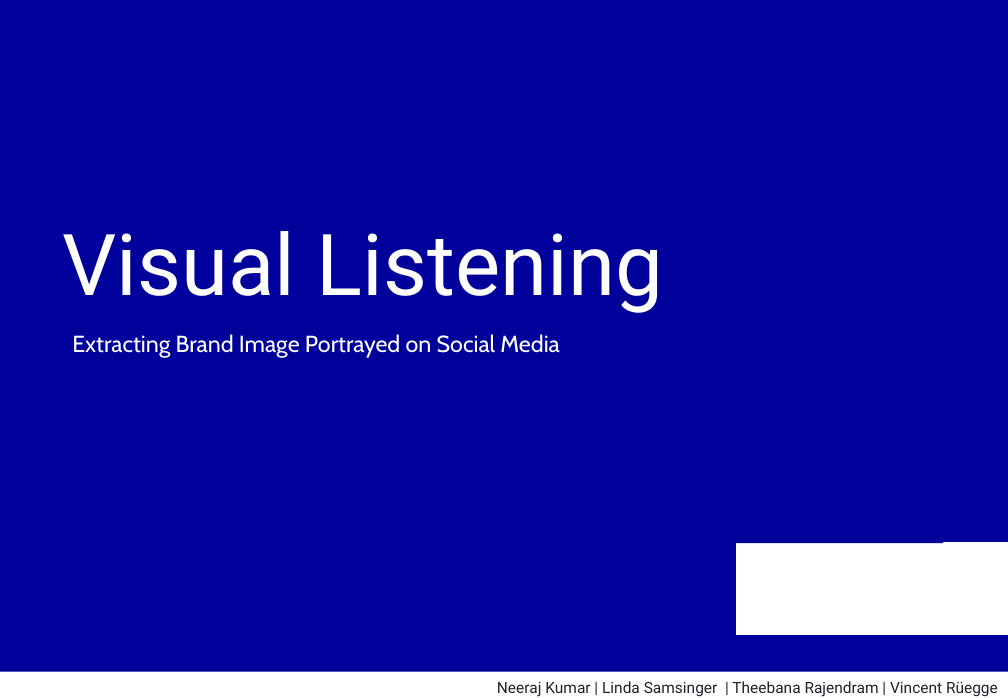
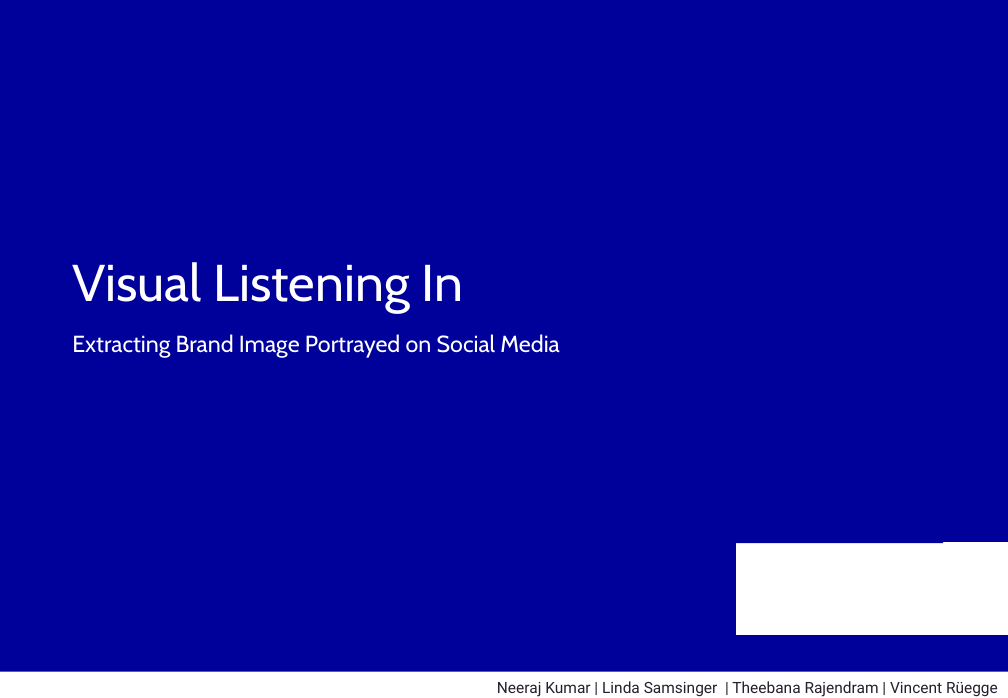
Before and after one commit to snoweZz/DLfM_BrandManagement, a slide deck: slide 1 of about_me/Visual Listening In_Draft.pptx. Drawn at 1008x698 pixels with LibreOffice and Linux fonts; fonts in the diff are those of the drawing; background and template pictures are left out. Boxes give left, top, right and bottom in pixels: in the first picture for what was removed or moved away, otherwise in the second. Text is boxed around its words. In the diff, an @@ line names an element or a change of style, - is before the commit and + after.

```diff
--- a/about_me/Visual Listening In_Draft.pptx
+++ b/about_me/Visual Listening In_Draft.pptx
@@ title at (72, 262, 463, 313): text changed; size 66 to 40 pt; font Roboto to Cabin @@
-Visual Listening
+Visual Listening In
```
Also in this commit, not shown: 2 other slides changed.
